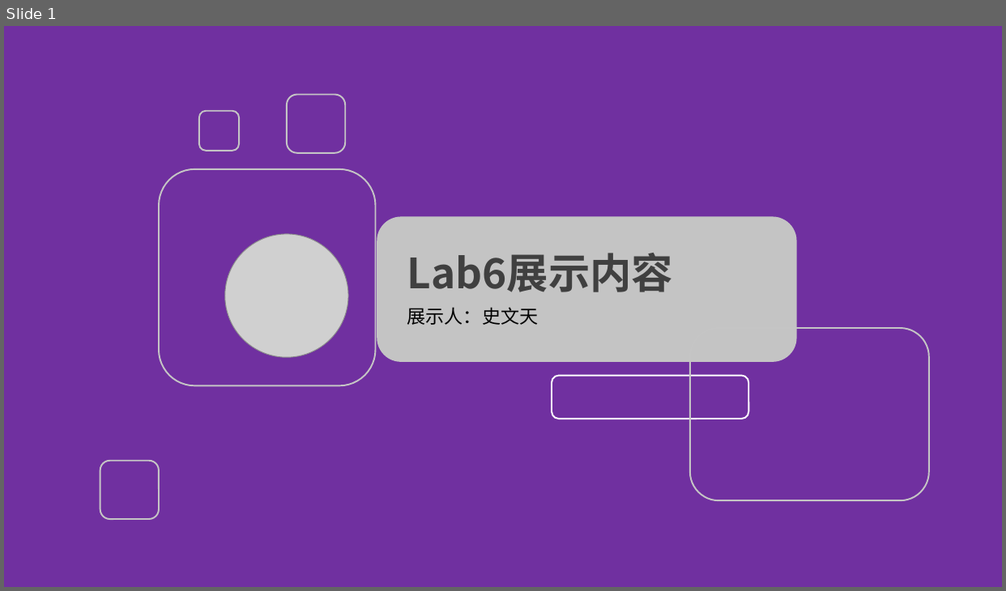
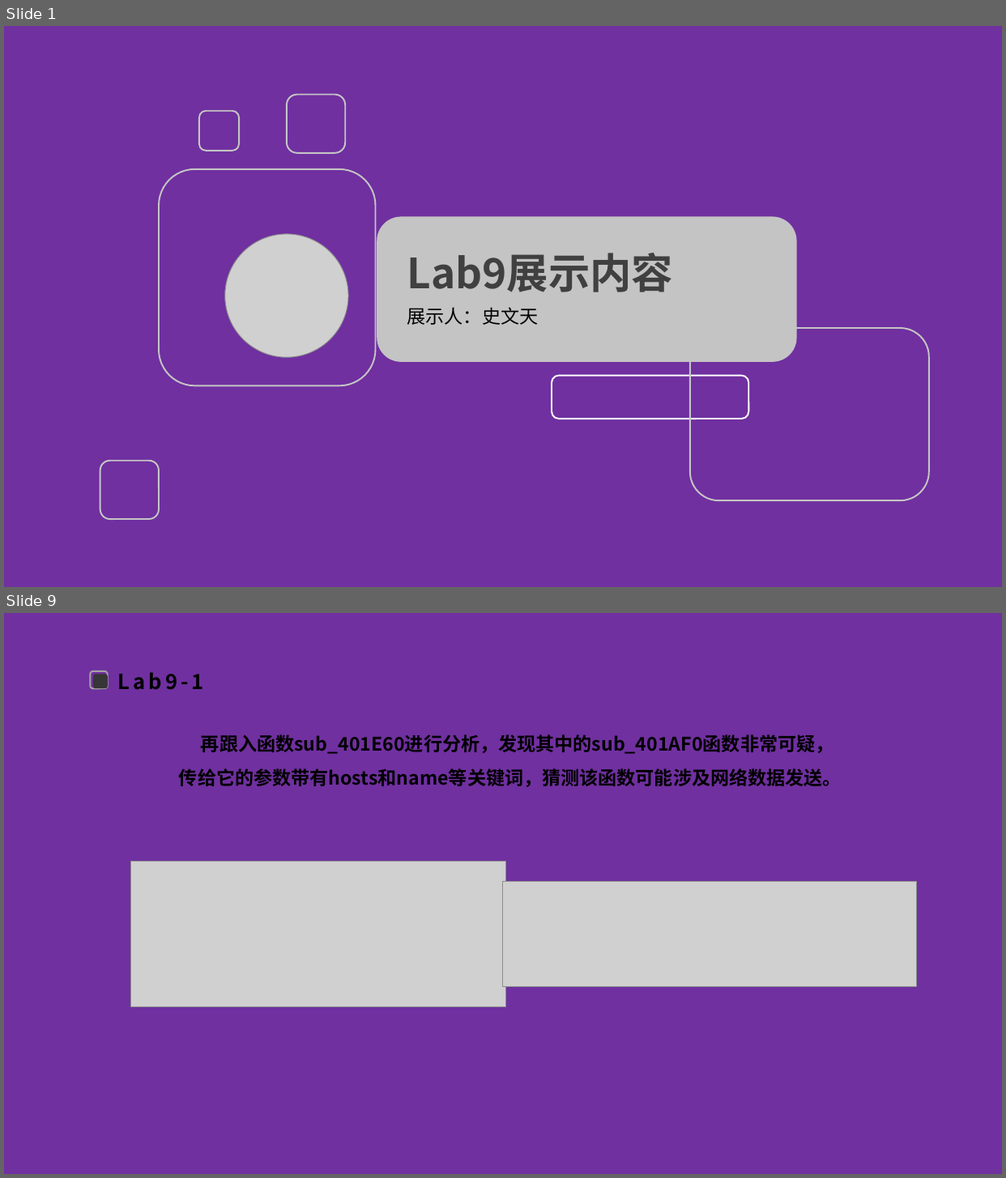
Before and after one commit to FlandreScarlet36/Malicious_code_labs, a slide deck: lab6/Lab6实验分享.pptx. Shown one above the other, each under a label of ours: slide 1 before the commit, slides 1 and 9 after it; the slides between them are not shown. The pictures are 1006x591 and 1006x1178 pixels, drawn with LibreOffice and Linux fonts; fonts in the diff are those of the drawing; grey boxes stand for pictures; background and template pictures are left out. Boxes give left, top, right and bottom in pixels: in the first picture for what was removed or moved away, otherwise in the second. Text is boxed around its words. In the diff, an @@ line names an element or a change of style, - is before the commit and + after.

```diff
--- a/lab6/Lab6实验分享.pptx
+++ b/lab6/Lab6实验分享.pptx
@@ slide 9 added at [4,613,1002,1174], background picture (left out) @@
@@ rounded rectangle added at [90,671,108,688], outline #A3A3A3 1.5 pt @@
@@ rounded rectangle added at [93,675,108,688], fill #363636 @@
@@ text added at [118,672,204,690], 20 pt, text #000000, bold @@
+Lab9-1
@@ text added at [179,735,842,787], 18 pt, text #000000, bold @@
+再跟入函数sub_401E60进行分析，发现其中的sub_401AF0函数非常可疑，传给它的参数带有hosts和name等关键词，猜测该函数可能涉及网络数据发送。
@@ picture added at [130,862,505,1007] @@
@@ picture added at [503,881,917,987] @@
@@ slide 1 changed as well @@
@@ text at [407,253,673,292]: text changed @@
-Lab6展示内容
+Lab9展示内容
```
Also in this commit, not shown: 2 other slides changed, 31 other slides added, 9 slides removed, 2 other files.
